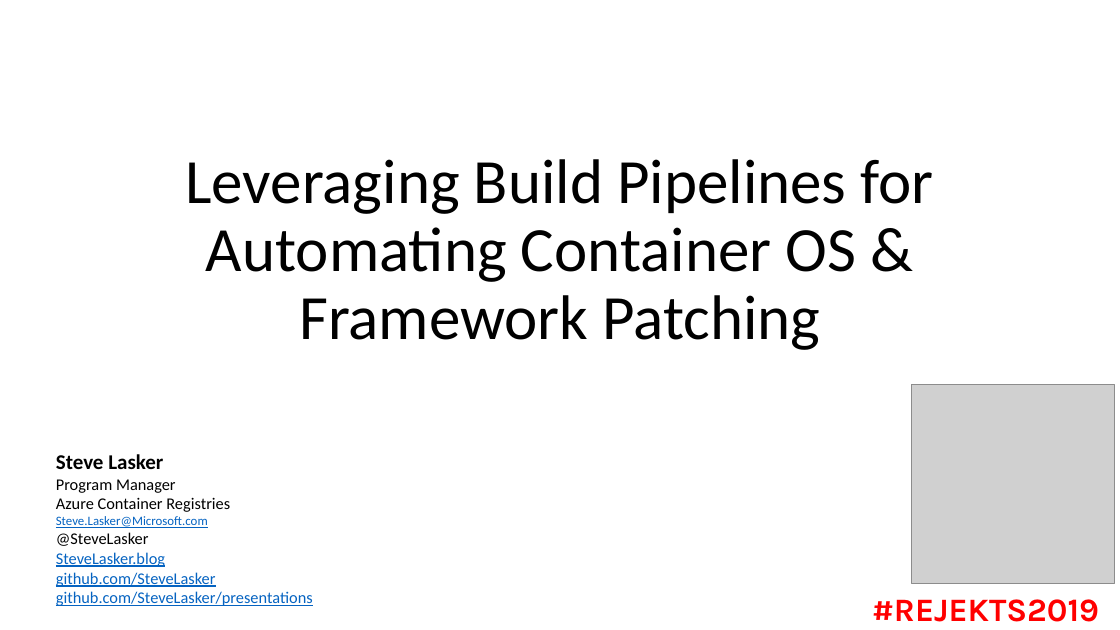
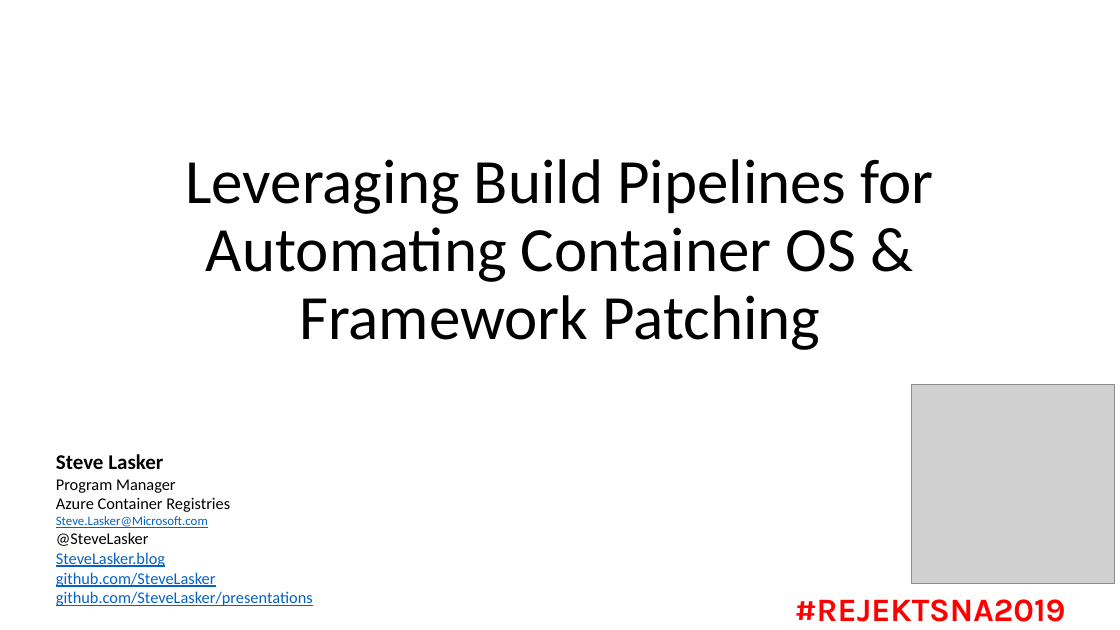
Before and after one commit to SteveLasker/Presentations, a slide deck: slide 1 of RejektsNA19-OSandFxPatching.pptx. Drawn at 1120x630 pixels with LibreOffice and Linux fonts; fonts in the diff are those of the drawing; grey boxes stand for pictures; background and template pictures are left out. Boxes give left, top, right and bottom in pixels: in the first picture for what was removed or moved away, otherwise in the second. Text is boxed around its words. In the diff, an @@ line names an element or a change of style, - is before the commit and + after.

```diff
--- a/RejektsNA19-OSandFxPatching.pptx
+++ b/RejektsNA19-OSandFxPatching.pptx
@@ text at <box>795,599,1066,622</box>: text changed @@
-#REJEKTS2019
+#REJEKTSNA2019
```
Also in this commit, not shown: 5 other slides changed, 1 slide removed, 1 other file.
